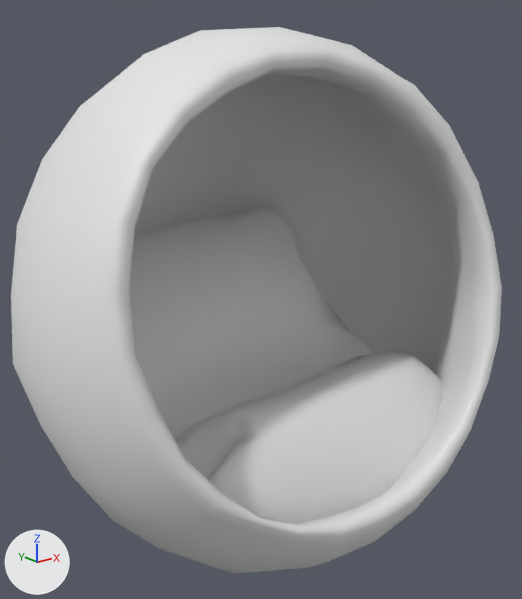
A saved change to the glTF model Egg_Chair.glb.
Both versions are drawn from a 50 mm camera at (-4.14, -5.25, 4.66) aimed at (0.11, 0.07, 2.54). Lighting does not change. The marker at lower left points along +X, +Y and +Z. The older version comes first.

The older version as bpy lines, for what is in view:
```python
me_mesh_026 = bpy.data.meshes.new('Mesh.026')
me_mesh_026.from_pydata(...)  # 1749 vertices, 3490 faces; spans x -2.27..2.26, y -1.98..2.29, z -0.01..5.04
ob_cube_001 = bpy.data.objects.new('Cube.001', me_mesh_026)
ob_cube_001.location = (0.0, 0.0, 0.0)
```
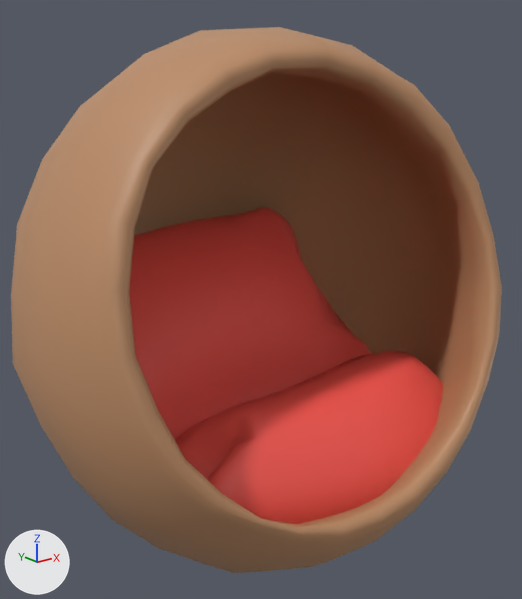
Changed parts and their boxes (x1, y1, x2, y2) in the pictures (522 x 599 px):
'Cube.001', recoloured (white to brown): (11, 27, 502, 573) in both

What the commit changed:
Picture 'Egg Chair_albedo-min' (img_egg_chair_albedo_min) is new.
Material 'Cube.001_Material' (mat_cube_001_material) is new.
Its texture is img_egg_chair_albedo_min.
me_mesh_026 has 1749 vertices, 3490 faces and spans x -2.27..2.26, y -1.98..2.29, z -0.01..5.04.
me_mesh_026 gains material mat_cube_001_material (picture img_egg_chair_albedo_min).
